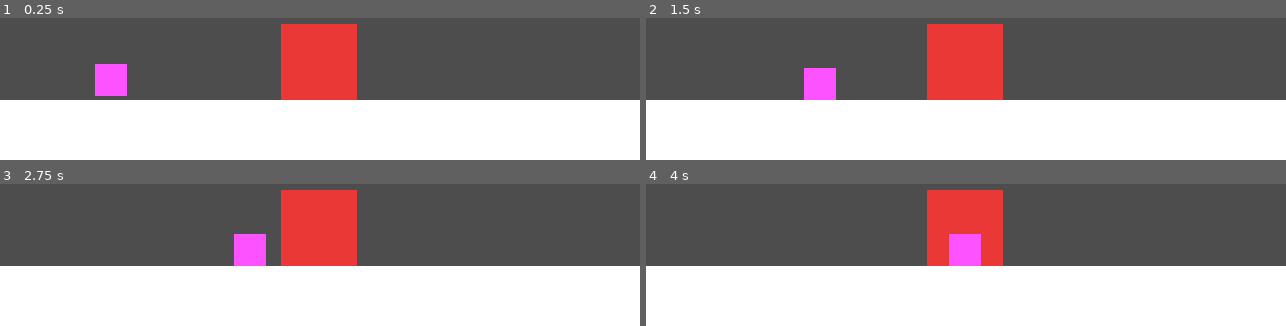
Above: before the commit, frames 1-4 (two rows, left to right).
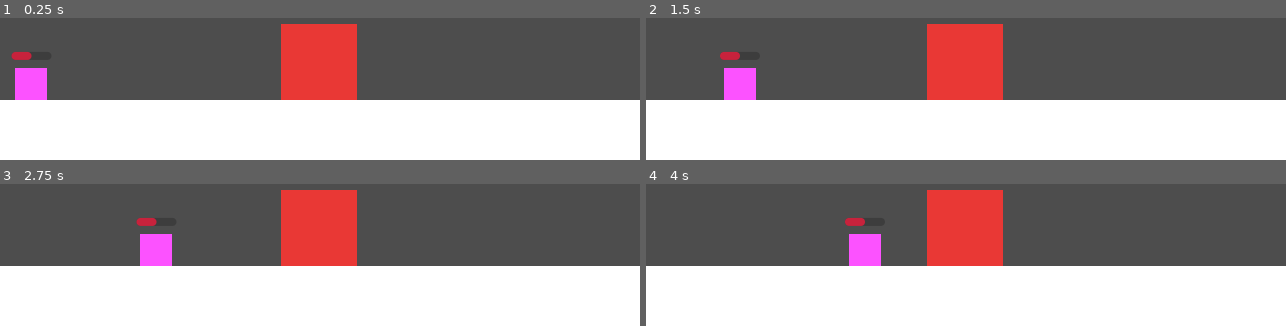
Above: after the commit, the same moments.

Repository: Caneris/Foxhold
Game: Godot game, scene res://scenes/main.tscn
The game is run twice, just before and just after one commit, with the same random seed, the same clock (stepped at 60 frames per second) and the same inputs.
Inputs:
- Up to frame 1 (0.25 s): no input
- Up to frame 2 (1.5 s): no input
- Up to frame 3 (2.75 s): no input
- Up to frame 4 (4 s): no input

The runs differ from the first frame. In frame 1, 2.4% of the frame differs, in the area x 1-20%, y 23-58%; in frame 2, 2.4%; in frame 3, 2.4%; in frame 4, 2.4%.

Commit message:
relocated scripts and worked on enemy node

Diff:
--- a/scenes/enemy_placeholder.tscn
+++ b/scenes/enemy_placeholder.tscn
@@ -1,11 +1,18 @@
-[gd_scene load_steps=4 format=3 uid="uid://d2e5vfsjvbujp"]
+[gd_scene load_steps=5 format=3 uid="uid://d2e5vfsjvbujp"]
 
-[ext_resource type="Script" uid="uid://bpshwnkakma3o" path="res://scenes/enemy_placeholder.gd" id="1_4v77h"]
+[ext_resource type="Script" uid="uid://bpshwnkakma3o" path="res://scripts/enemy_placeholder.gd" id="1_4v77h"]
 
 [sub_resource type="RectangleShape2D" id="RectangleShape2D_4v77h"]
 size = Vector2(32, 32)
 
 [sub_resource type="CanvasTexture" id="CanvasTexture_drc24"]
+
+[sub_resource type="StyleBoxFlat" id="StyleBoxFlat_4v77h"]
+bg_color = Color(0.785712, 0.134075, 0.234949, 1)
+corner_radius_top_left = 4
+corner_radius_top_right = 4
+corner_radius_bottom_right = 4
+corner_radius_bottom_left = 4
 
 [node name="EnemyPlaceholder" type="CharacterBody2D"]
 script = ExtResource("1_4v77h")
@@ -21,3 +28,32 @@
 texture = SubResource("CanvasTexture_drc24")
 
 [node name="Sight" type="RayCast2D" parent="."]
+
+[node name="Control" type="Control" parent="."]
+layout_mode = 3
+anchors_preset = 0
+offset_left = -20.0
+offset_top = -19.0
+offset_right = 20.0
+offset_bottom = 21.0
+
+[node name="ProgressBar" type="ProgressBar" parent="Control"]
+texture_filter = 1
+layout_mode = 1
+anchors_preset = -1
+anchor_left = 0.5
+anchor_top = 0.466
+anchor_right = 0.5
+anchor_bottom = 0.466
+offset_left = -20.0
+offset_top = -31.64
+offset_right = 20.0
+offset_bottom = -23.64
+grow_horizontal = 2
+grow_vertical = 2
+theme_override_font_sizes/font_size = 11
+theme_override_styles/fill = SubResource("StyleBoxFlat_4v77h")
+max_value = 10.0
+step = 1.0
+value = 5.0
+show_percentage = false
--- a/scenes/enemy_spawner.tscn
+++ b/scenes/enemy_spawner.tscn
@@ -1,6 +1,6 @@
 [gd_scene load_steps=2 format=3 uid="uid://bx271cpci77bt"]
 
-[ext_resource type="Script" uid="uid://c43woldio2e5x" path="res://scenes/enemy_spawner.gd" id="1_ks1gq"]
+[ext_resource type="Script" uid="uid://c43woldio2e5x" path="res://scripts/enemy_spawner.gd" id="1_ks1gq"]
 
 [node name="EnemySpawner" type="Node2D"]
 script = ExtResource("1_ks1gq")
--- a/scenes/heart.tscn
+++ b/scenes/heart.tscn
@@ -1,19 +1,20 @@
-[gd_scene load_steps=3 format=3 uid="uid://dlbyw26fe20vd"]
+[gd_scene load_steps=4 format=3 uid="uid://dlbyw26fe20vd"]
+
+[ext_resource type="Script" uid="uid://cojp2nac3arah" path="res://scripts/heart.gd" id="1_v30as"]
 
 [sub_resource type="RectangleShape2D" id="RectangleShape2D_jmd42"]
 size = Vector2(76, 76)
 
 [sub_resource type="CanvasTexture" id="CanvasTexture_v30as"]
 
-[node name="Heart" type="Area2D"]
+[node name="Heart" type="Area2D" groups=["heart"]]
+script = ExtResource("1_v30as")
 
 [node name="CollisionShape2D" type="CollisionShape2D" parent="."]
 z_index = 1
-position = Vector2(0, -38)
 shape = SubResource("RectangleShape2D_jmd42")
 
 [node name="Sprite2D" type="Sprite2D" parent="."]
 self_modulate = Color(0.912659, 0.22057, 0.207099, 1)
-position = Vector2(0, -38)
 scale = Vector2(76, 76)
 texture = SubResource("CanvasTexture_v30as")
--- a/scenes/main.tscn
+++ b/scenes/main.tscn
@@ -18,7 +18,7 @@
 position = Vector2(650, 0)
 
 [node name="Heart" parent="." instance=ExtResource("3_sugp2")]
-position = Vector2(319, 300)
+position = Vector2(319, 262)
 
 [node name="EnemyContainer" type="Node2D" parent="."]
 
@@ -34,7 +34,8 @@
 position = Vector2(601, 274)
 
 [node name="EnemyPlaceholder" parent="." instance=ExtResource("5_tbgi4")]
-position = Vector2(99, 279)
+position = Vector2(19, 279)
 heart_path = NodePath("../Heart")
 speed = 50.0
-heart_range = 100.0
+heart_range = 10.0
+attack_range = 20.0
--- a/scenes/enemy_placeholder.gd
+++ b/scripts/enemy_placeholder.gd
@@ -4,8 +4,16 @@
 @export var speed : float = 100.0
 @export var heart_range : float = 50.0
 @export var heart_range_speed : float = 100.0
+@export var attack_range : float = 30.0
 @export var attack_damage : int = 1
-@export var attack_intervall : float = 1.0
+@export var attack_interval : float = 2.0
+@export var health : int = 10
+
+# pixels/sec² — by default Godot’s 2D gravity
+@export var gravity: float = ProjectSettings.get_setting("physics/2d/default_gravity")
+# Prevent them from accelerating forever
+@export var max_fall_speed: float = 800.0
+
 
 var heart_node : Node2D
 var attack_cooldown : float = 0.0
@@ -15,23 +23,41 @@
 func _ready() -> void:
 	# Cache Heart instance
 	heart_node = get_node(heart_path)
+	sight.collide_with_areas = true
 
 func _physics_process(delta: float) -> void:
 	if not heart_node:
 		return
 
+	# insert gravity
+	velocity.y += gravity * delta
+	if velocity.y > max_fall_speed:
+		velocity.y =max_fall_speed
+
 	# always aim at the art
 	var to_heart := heart_node.global_position - global_position
 	var dist := to_heart.length()
-	var dir := to_heart.normalized()
+	var dir := Vector2(sign(to_heart.x), 0)
 
-	if dist > heart_range:
-		# Move forward to the heart
-		velocity = dir * speed
+	# point a fixed-length ray at the heart
+	sight.target_position = dir * attack_range
+	sight.force_raycast_update()
+
+	var col := sight.get_collider()
+
+	if sight.is_colliding() and col.is_in_group("heart"):
+		velocity.x = 0.0
+		_try_attack(delta)
+	else:
+		velocity.x = dir.x * speed
 		move_and_slide()
+
+func _try_attack(delta) -> void:
+	if attack_cooldown <= 0.0:
+		print("attack the heart")
+		attack_cooldown = attack_interval
 	else:
-		velocity = dir * heart_range_speed
-		move_and_slide()
+		attack_cooldown -= delta
 
 
 #func _physics_process(delta):
--- /dev/null
+++ b/scripts/heart.gd
@@ -0,0 +1 @@
+extends Area2D
Renamed: scenes/enemy_placeholder.gd.uid -> scripts/enemy_placeholder.gd.uid
Renamed: scenes/enemy_spawner.gd -> scripts/enemy_spawner.gd
Renamed: scenes/enemy_spawner.gd.uid -> scripts/enemy_spawner.gd.uid
Not shown, added: scripts/heart.gd.uid
